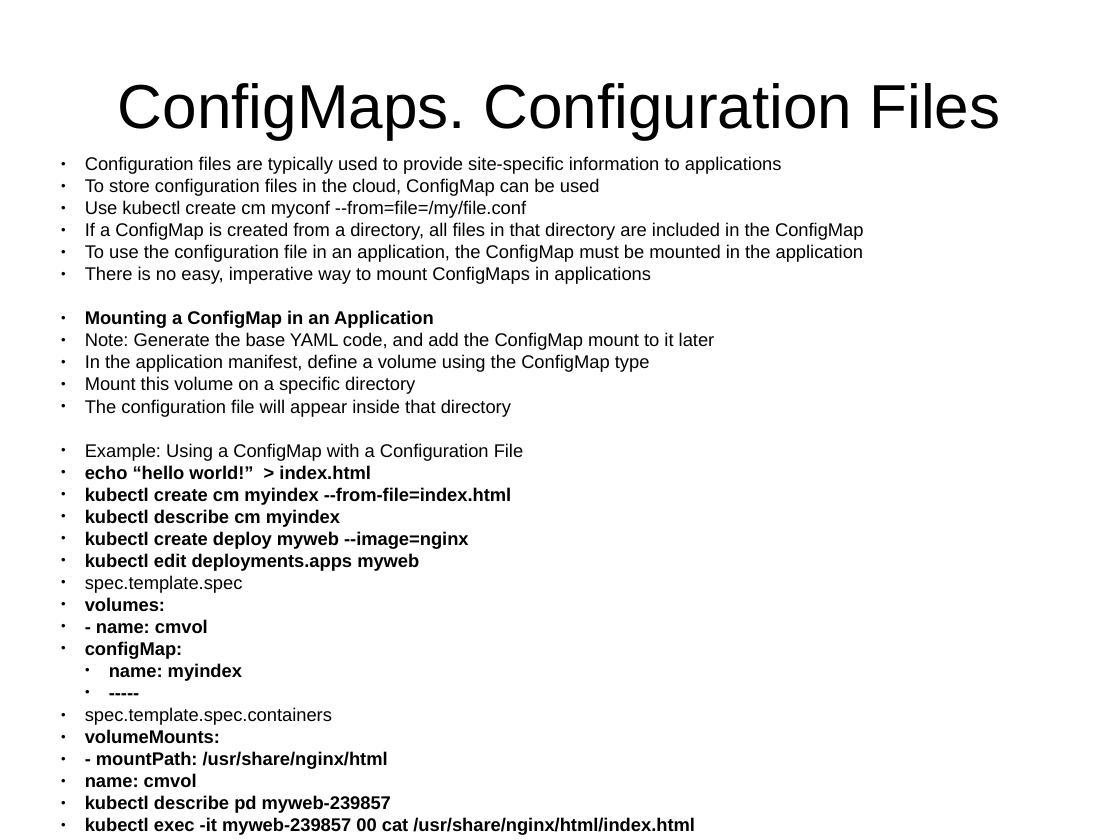
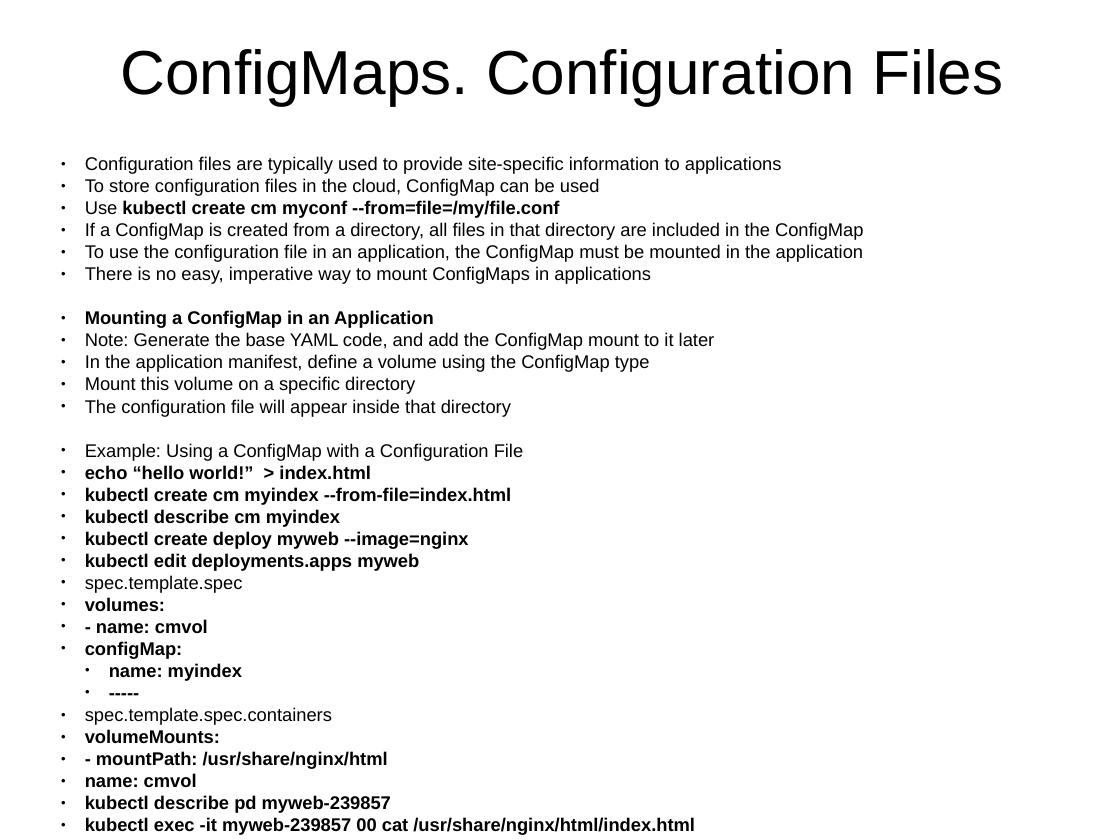
Before and after one commit to j-avdeev/DevOps, a slide deck: slide 21 of Lec presentations/DevOps - lec - K8S.odp (slide 7 before the commit). Drawn at 1120x840 pixels with LibreOffice and Linux fonts; fonts in the diff are those of the drawing. Boxes give left, top, right and bottom in pixels: in the first picture for what was removed or moved away, otherwise in the second. Text is boxed around its words. In the diff, an @@ line names an element or a change of style, - is before the commit and + after.

```diff
--- a/Lec presentations/DevOps - lec - K8S.odp
+++ b/Lec presentations/DevOps - lec - K8S.odp
@@ title "ConfigMaps. Configuration Files": place and size @@
-title "ConfigMaps. Configuration Files" at (118, 83, 1001, 139)
+title "ConfigMaps. Configuration Files" at (121, 49, 1003, 106)
@@ text at (85, 200, 559, 218): bold on in "kubectl create cm myconf --from=file=/my/file.conf" @@
```
Also in this commit, not shown: 6 other slides changed, 20 slides added, 4 other files.
